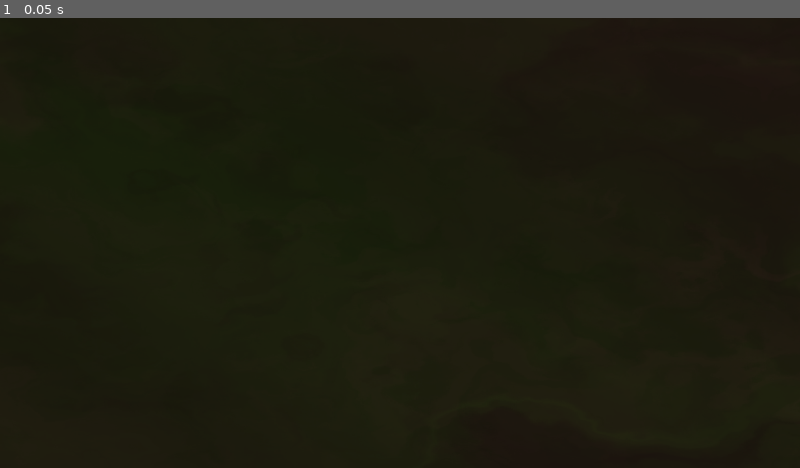
Above: before the commit, frame 1.
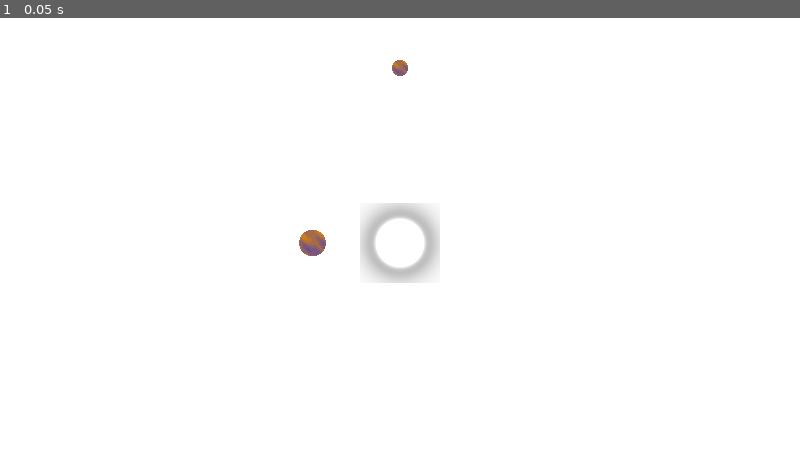
Above: after the commit, the same moment.

Repository: dfm/usps
Game: Godot game, scene res://scenes/Simulation.tscn
Two runs of this game, one before a commit and one after it. Both use one fixed random seed, a clock stepped at 60 frames per second and the inputs below. Before the commit the project starts from res://scenes/SceneTree.tscn. The engine's default icon, where the game draws it, is replaced by a stand-in: a white triangle on a blue panel in a dark square.
Inputs:
- Up to frame 1 (0.05 s): no input

The runs differ from the first frame. In frame 1, 100% of the frame differs, in the area x 0-100%, y 0-100%.
Error after the commit: Attempt to call function 'new' in base 'null instance' on a null instance. (res://src/Simulation.gd:3)

Commit message:
adding some shaders

Diff:
--- a/project.godot
+++ b/project.godot
@@ -16,7 +16,7 @@
 [application]
 
 config/name="usps"
-run/main_scene="res://scenes/SceneTree.tscn"
+run/main_scene="res://scenes/Simulation.tscn"
 config/icon="res://icon.png"
 
 [display]
--- /dev/null
+++ b/scenes/Actors/Planet.tscn
@@ -0,0 +1,32 @@
+[gd_scene load_steps=6 format=2]
+
+[ext_resource path="res://src/Planet.gd" type="Script" id=1]
+[ext_resource path="res://icon.png" type="Texture" id=2]
+[ext_resource path="res://shaders/Planet.shader" type="Shader" id=3]
+
+[sub_resource type="CircleShape2D" id=1]
+
+[sub_resource type="ShaderMaterial" id=3]
+shader = ExtResource( 3 )
+shader_param/color1 = Vector3( 0.8, 0.5, 0.1 )
+shader_param/color2 = Vector3( 0.4, 0.3, 0.6 )
+shader_param/quant = 5.0
+shader_param/a1 = 1.0
+shader_param/b1 = 5.0
+shader_param/c1 = 1.0
+shader_param/a2 = 0.3
+shader_param/b2 = -12.0
+shader_param/c2 = 17.0
+shader_param/a3 = 0.8
+shader_param/b3 = 10.0
+shader_param/c3 = -7.0
+
+[node name="Planet" type="KinematicBody2D"]
+script = ExtResource( 1 )
+
+[node name="CollisionShape2D" type="CollisionShape2D" parent="."]
+shape = SubResource( 1 )
+
+[node name="icon" type="Sprite" parent="."]
+material = SubResource( 3 )
+texture = ExtResource( 2 )
--- /dev/null
+++ b/scenes/Actors/Star.tscn
@@ -0,0 +1,24 @@
+[gd_scene load_steps=6 format=2]
+
+[ext_resource path="res://src/Planet.gd" type="Script" id=1]
+[ext_resource path="res://icon.png" type="Texture" id=2]
+[ext_resource path="res://shaders/Star.shader" type="Shader" id=3]
+
+[sub_resource type="CircleShape2D" id=1]
+
+[sub_resource type="ShaderMaterial" id=3]
+shader = ExtResource( 3 )
+shader_param/core_color = Vector3( 1, 1, 1 )
+shader_param/halo_color = Vector3( 1, 1, 1 )
+shader_param/core_radius = 0.3
+shader_param/falloff_scale = 0.1
+
+[node name="Star" type="KinematicBody2D"]
+script = ExtResource( 1 )
+
+[node name="CollisionShape2D" type="CollisionShape2D" parent="."]
+shape = SubResource( 1 )
+
+[node name="icon" type="Sprite" parent="."]
+material = SubResource( 3 )
+texture = ExtResource( 2 )
--- a/scenes/Planet.tscn
+++ /dev/null
@@ -1,11 +0,0 @@
-[gd_scene load_steps=3 format=2]
-
-[ext_resource path="res://src/Planet.gd" type="Script" id=1]
-
-[sub_resource type="CircleShape2D" id=1]
-
-[node name="Planet" type="KinematicBody2D"]
-script = ExtResource( 1 )
-
-[node name="CollisionShape2D" type="CollisionShape2D" parent="."]
-shape = SubResource( 1 )
--- a/scenes/SceneTree.tscn
+++ b/scenes/SceneTree.tscn
@@ -72,11 +72,13 @@
 centered = false
 
 [node name="Nebulae" type="Sprite" parent="."]
+visible = false
 material = SubResource( 6 )
 texture = SubResource( 7 )
 centered = false
 
 [node name="Nebulae2" type="Sprite" parent="."]
+visible = false
 material = SubResource( 10 )
 texture = SubResource( 7 )
 centered = false
--- a/scenes/Simulation.tscn
+++ b/scenes/Simulation.tscn
@@ -1,7 +1,8 @@
-[gd_scene load_steps=3 format=2]
+[gd_scene load_steps=4 format=2]
 
 [ext_resource path="res://src/Simulation.gd" type="Script" id=1]
-[ext_resource path="res://scenes/Planet.tscn" type="PackedScene" id=2]
+[ext_resource path="res://scenes/Actors/Planet.tscn" type="PackedScene" id=2]
+[ext_resource path="res://scenes/Actors/Star.tscn" type="PackedScene" id=4]
 
 [node name="Simulation" type="Node2D"]
 script = ExtResource( 1 )
@@ -10,12 +11,19 @@
 
 [node name="Planets" type="Node2D" parent="."]
 
+[node name="Star" parent="Planets" instance=ExtResource( 4 )]
+position = Vector2( 960, 540 )
+scale = Vector2( 1.5, 1.5 )
+mass = 10.0
+
 [node name="Planet" parent="Planets" instance=ExtResource( 2 )]
-position = Vector2( 550, 300 )
-mass = 10.0
-velocity = Vector2( -5, 0 )
+position = Vector2( 750, 540 )
+scale = Vector2( 0.5, 0.5 )
+mass = 0.1
+velocity = Vector2( 0, 15 )
 
 [node name="Planet2" parent="Planets" instance=ExtResource( 2 )]
-position = Vector2( 550, 200 )
-mass = 2.0
-velocity = Vector2( 20, 0 )
+position = Vector2( 960, 120 )
+scale = Vector2( 0.3, 0.3 )
+mass = 0.1
+velocity = Vector2( 10, 0 )
--- /dev/null
+++ b/shaders/Planet.shader
@@ -0,0 +1,38 @@
+shader_type canvas_item;
+
+uniform vec3 color1;
+uniform vec3 color2;
+
+uniform float quant;
+
+uniform float a1;
+uniform float b1;
+uniform float c1;
+
+uniform float a2;
+uniform float b2;
+uniform float c2;
+
+uniform float a3;
+uniform float b3;
+uniform float c3;
+
+void fragment() {
+    vec2 v = UV - vec2(0.5, 0.5);
+    float r = length(v);
+    if (r < 0.5) {
+        float x = v.x;
+        float z = v.y;
+        float y = sqrt(1.0 - x * x - z * z);
+        float phi = atan(y, x);
+        float theta = acos(z);
+        float amp = a1 * (0.5 + 0.5 * sin(b1 * theta + c1 * phi));
+        amp += a2 * (0.5 + 0.5 * sin(b2 * theta + c2 * phi));
+        amp += a3 * (0.5 + 0.5 * sin(b3 * theta + c3 * phi));
+        amp /= (a1 + a2 + a3);
+        amp = round(quant * amp) / quant;
+        COLOR = vec4(mix(color1, color2, amp), 1.0);
+    } else {
+        COLOR = vec4(0, 0, 0, 0);
+    }
+}
--- /dev/null
+++ b/shaders/Star.shader
@@ -0,0 +1,19 @@
+shader_type canvas_item;
+
+uniform vec3 core_color;
+uniform vec3 halo_color;
+
+uniform float core_radius;
+uniform float falloff_scale;
+
+void fragment() {
+    vec2 v = UV - vec2(0.5, 0.5);
+    float r = length(v);
+    if (r < core_radius) {
+        COLOR = vec4(core_color, 1.0);
+    } else {
+        float fraction = 1.0 - exp(-(r - core_radius) / falloff_scale);
+        vec3 result = mix(core_color, halo_color, fraction);
+        COLOR = mix(vec4(result, 1.0), vec4(0, 0, 0, 0), fraction);
+    }
+}
